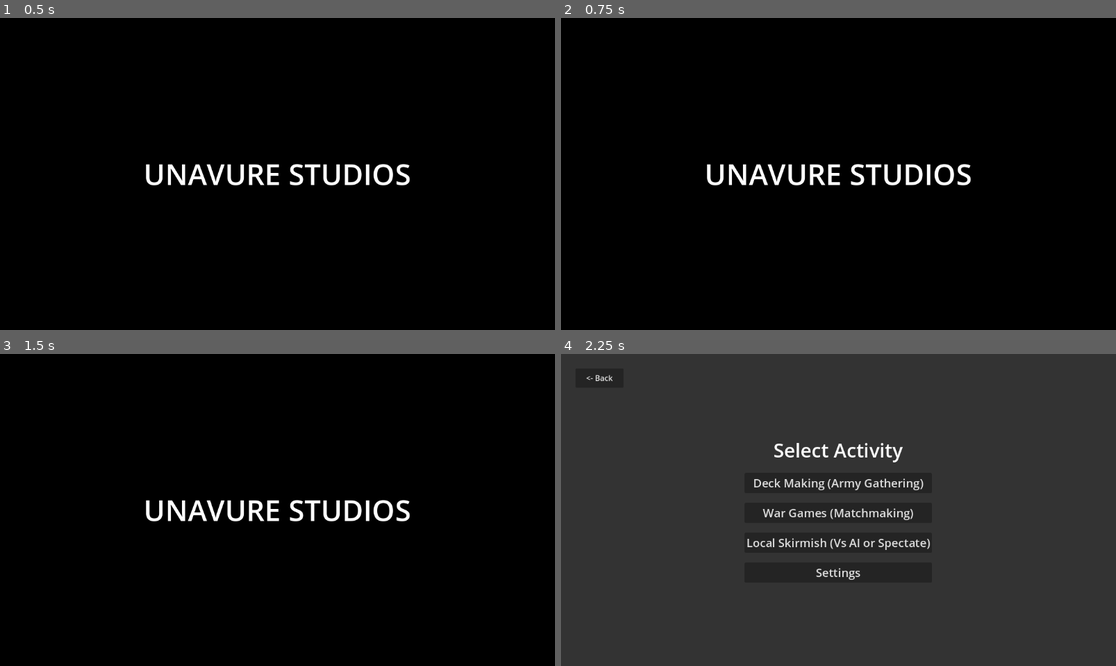
Above: before the commit, frames 1-4 (two rows, left to right).
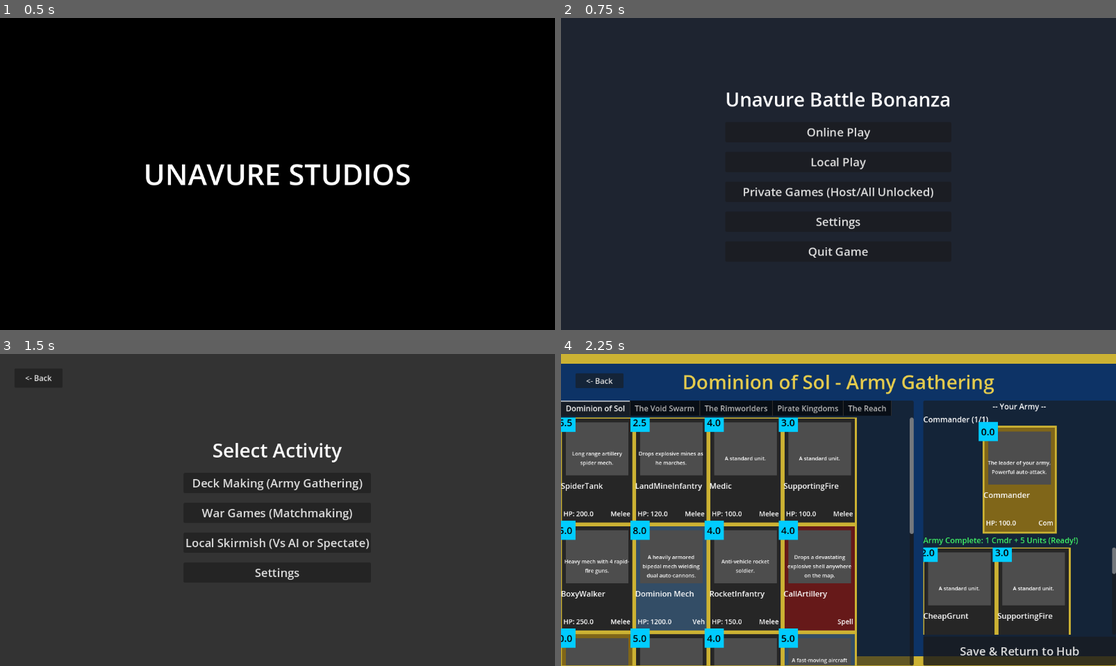
Above: after the commit, the same moments.

Repository: geoffbradford96/UBB_v6
Game: Godot game, scene res://Scenes/BootScreen.tscn
Two runs of this game, one before a commit and one after it. Both use one fixed random seed, a clock stepped at 60 frames per second and the inputs below.
Inputs (mouse positions are in pixels of both pictures, inside the frame that each line leads up to):
- Up to frame 1 (0.5 s): no input
- Up to frame 2 (0.75 s): tap Enter at 0.5 s; move the mouse to (960, 158) at 0.52 s; hold Right (ui_right) from 0.53 s (still down); click (960, 158) at 0.67 s
- Up to frame 3 (1.5 s): release Right (ui_right) at 1.25 s; click (277, 469) at 1.25 s, where only the run after the commit has a clickable "Online Play"
- Up to frame 4 (2.25 s): click (838, 481) at 2 s, where only the run after the commit has a clickable "Deck Making (Army Gathering)"

Frame 1 is identical in both runs. In frame 2, 100% of the frame differs, in the area x 0-100%, y 0-100%; in frame 3, 100%; in frame 4, 80%.

Commit message:
Full game menu bug sweep: pause modal, settings persistence, quit game option, skip boot screen, ui_cancel navigation, right-click cancel, and KotH zone toggle

Diff:
--- a/Scenes/MainMenu.tscn
+++ b/Scenes/MainMenu.tscn
@@ -58,7 +58,13 @@
 theme_override_font_sizes/font_size = 24
 text = "Settings"
 
+[node name="QuitBtn" type="Button" parent="CenterContainer/VBoxContainer"]
+layout_mode = 2
+theme_override_font_sizes/font_size = 24
+text = "Quit Game"
+
 [connection signal="pressed" from="CenterContainer/VBoxContainer/OnlinePlay" to="." method="_on_online_play_pressed"]
 [connection signal="pressed" from="CenterContainer/VBoxContainer/LocalPlay" to="." method="_on_local_play_pressed"]
 [connection signal="pressed" from="CenterContainer/VBoxContainer/PrivateGames" to="." method="_on_private_games_pressed"]
 [connection signal="pressed" from="CenterContainer/VBoxContainer/Settings" to="." method="_on_settings_pressed"]
+[connection signal="pressed" from="CenterContainer/VBoxContainer/QuitBtn" to="." method="_on_quit_pressed"]
--- a/Scenes/MultiplayerMenu.tscn
+++ b/Scenes/MultiplayerMenu.tscn
@@ -114,6 +114,7 @@
 text = "Back to Main Menu"
 
 [connection signal="pressed" from="VBoxContainer/HostBtn" to="." method="_on_host_pressed"]
+[connection signal="text_submitted" from="VBoxContainer/IPInput" to="." method="_on_ip_input_text_submitted"]
 [connection signal="pressed" from="VBoxContainer/JoinBtn" to="." method="_on_join_pressed"]
 [connection signal="pressed" from="VBoxContainer/Local2PBtn" to="." method="_on_local_2p_pressed"]
 [connection signal="pressed" from="VBoxContainer/Local4PBtn" to="." method="_on_local_4p_pressed"]
--- a/Scripts/ArenaManager.gd
+++ b/Scripts/ArenaManager.gd
@@ -196,6 +196,10 @@
 
         add_child(bot)
         print("Spawned BotAI for ", bot.my_team, " with profile ", bot.profile)
+
+    var kz = get_node_or_null("KotH_Zone")
+    if kz:
+        kz.visible = (GameState.game_mode == "KOTH")
 
     if GameState.game_mode == "KOTH":
         var timer = Timer.new()
@@ -364,6 +368,14 @@
         if event.keycode == KEY_F8:
             print("DEBUG: Triggering Endgame Sudden Death collapse in 2 seconds!")
             match_timer = 2.0
+
+    if event is InputEventMouseButton and event.button_index == MOUSE_BUTTON_RIGHT and event.pressed:
+        var p0 = players[0] if players.size() > 0 else null
+        if p0 and p0.selected_card_ui:
+            p0.selected_card_ui.set_selected(false)
+            p0.selected_card_ui = null
+            toggle_deployment_visuals(p0, false)
+            return
 
     var is_mouse_click = (event is InputEventMouseButton and event.button_index == MOUSE_BUTTON_LEFT and event.pressed)
 
--- a/Scripts/ArmyGathering.gd
+++ b/Scripts/ArmyGathering.gd
@@ -246,7 +246,13 @@
 		c.connect("card_clicked", Callable(self, "_on_deck_card_clicked"))
 		right_deck_grid.add_child(c)
 
-	count_label.text = "Units, Spells, Vehicles (" + str(deck_units.size()) + "/5)"
+	if deck_commander != null and deck_units.size() == 5:
+		count_label.text = "Army Complete: 1 Cmdr + 5 Units (Ready!)"
+		count_label.add_theme_color_override("font_color", Color(0.25, 0.95, 0.4))
+	else:
+		var cmdr_txt = "1/1 Cmdr" if deck_commander != null else "0/1 Cmdr"
+		count_label.text = "Units & Spells (" + str(deck_units.size()) + "/5) | " + cmdr_txt
+		count_label.add_theme_color_override("font_color", Color(0.9, 0.85, 0.5))
 
 func _save_current_profile_to_state():
 	var new_deck = []
@@ -259,8 +265,16 @@
 
 func _on_back_pressed():
 	if deck_commander == null or deck_units.size() < 5:
-		print("Cannot save! You must have exactly 1 Commander and 5 Units/Spells.")
-		count_label.text = "ERROR: Need 1 Cmdr and 5 Units!"
+		var err_msg = "Cannot save! "
+		if deck_commander == null and deck_units.size() < 5:
+			err_msg += "Need 1 Commander and " + str(5 - deck_units.size()) + " more Units."
+		elif deck_commander == null:
+			err_msg += "Need to select 1 Commander."
+		else:
+			err_msg += "Need " + str(5 - deck_units.size()) + " more Units."
+		print(err_msg)
+		count_label.text = err_msg
+		count_label.add_theme_color_override("font_color", Color(1.0, 0.35, 0.25))
 		return
 
 	_save_current_profile_to_state()
@@ -276,3 +290,7 @@
 		get_tree().change_scene_to_file("res://Scenes/MultiplayerMenu.tscn")
 	else:
 		get_tree().change_scene_to_file("res://Scenes/ModeHub.tscn")
+
+func _unhandled_input(event):
+	if event.is_action_pressed("ui_cancel"):
+		_on_cancel_pressed()
--- a/Scripts/BootScreen.gd
+++ b/Scripts/BootScreen.gd
@@ -1,9 +1,19 @@
 extends Control
+
+var _transitioned: bool = false
 
 func _ready():
 	print("Booting up...")
 	# Wait for 2 seconds (simulate loading or showing a logo)
 	await get_tree().create_timer(2.0).timeout
+	_proceed()
 
-	# Automatically transition to the Main Menu
+func _input(event):
+	if event is InputEventKey or event is InputEventMouseButton or event is InputEventJoypadButton:
+		if event.is_pressed():
+			_proceed()
+
+func _proceed():
+	if _transitioned: return
+	_transitioned = true
 	get_tree().change_scene_to_file("res://Scenes/MainMenu.tscn")
--- a/Scripts/InGameUI.gd
+++ b/Scripts/InGameUI.gd
@@ -18,6 +18,8 @@
 signal ui_card_selected(card_ui, ui_instance)
 
 func _ready():
+	process_mode = Node.PROCESS_MODE_ALWAYS
+
 	if GameState.player_decks.has(player_profile) and GameState.player_decks[player_profile].size() > 0:
 		deck = GameState.player_decks[player_profile].duplicate()
 	else:
@@ -36,6 +38,7 @@
 
 	# Create top panel for Enemy / Opponent Requisition display
 	_build_enemy_req_ui()
+	_build_pause_menu()
 
 	crosshair = ColorRect.new()
 	crosshair.color = Color(1, 1, 1, 0.8)
@@ -45,6 +48,10 @@
 	add_child(crosshair)
 
 func _input(event):
+	if event.is_action_pressed("ui_cancel"):
+		toggle_pause_menu()
+		return
+
 	if device_id != -1 and event.device != device_id:
 		return
 
@@ -94,12 +101,128 @@
 	emit_signal("ui_card_selected", card_ui, self)
 
 func _on_exit_button_pressed():
+	toggle_pause_menu()
+
+var pause_overlay: Control = null
+var pause_settings_container: VBoxContainer = null
+
+func _build_pause_menu():
+	pause_overlay = Control.new()
+	pause_overlay.name = "PauseOverlay"
+	pause_overlay.set_anchors_preset(Control.PRESET_FULL_RECT)
+	pause_overlay.visible = false
+	pause_overlay.mouse_filter = Control.MOUSE_FILTER_STOP
+
+	var dim = ColorRect.new()
+	dim.set_anchors_preset(Control.PRESET_FULL_RECT)
+	dim.color = Color(0.04, 0.05, 0.08, 0.8)
+	pause_overlay.add_child(dim)
+
+	var center = CenterContainer.new()
+	center.set_anchors_preset(Control.PRESET_FULL_RECT)
+	pause_overlay.add_child(center)
+
+	var panel = PanelContainer.new()
+	panel.custom_minimum_size = Vector2(360, 320)
+	center.add_child(panel)
+
+	var vbox = VBoxContainer.new()
+	vbox.add_theme_constant_override("separation", 12)
+	panel.add_child(vbox)
+
+	var title = Label.new()
+	var is_online = multiplayer.has_multiplayer_peer() and multiplayer.multiplayer_peer.get_connection_status() == MultiplayerPeer.CONNECTION_CONNECTED
+	title.text = "MATCH OPTIONS" if is_online else "GAME PAUSED"
+	title.horizontal_alignment = HORIZONTAL_ALIGNMENT_CENTER
+	title.add_theme_font_size_override("font_size", 26)
+	vbox.add_child(title)
+
+	var sep = HSeparator.new()
+	vbox.add_child(sep)
+
+	var resume_btn = Button.new()
+	resume_btn.text = "Resume Match"
+	resume_btn.custom_minimum_size = Vector2(0, 42)
+	resume_btn.add_theme_font_size_override("font_size", 18)
+	resume_btn.connect("pressed", Callable(self, "toggle_pause_menu"))
+	vbox.add_child(resume_btn)
+
+	var settings_toggle_btn = Button.new()
+	settings_toggle_btn.text = "Audio & Video Settings"
+	settings_toggle_btn.custom_minimum_size = Vector2(0, 42)
+	settings_toggle_btn.add_theme_font_size_override("font_size", 18)
+	settings_toggle_btn.connect("pressed", Callable(self, "_toggle_pause_settings"))
+	vbox.add_child(settings_toggle_btn)
+
+	pause_settings_container = VBoxContainer.new()
+	pause_settings_container.visible = false
+	vbox.add_child(pause_settings_container)
+
+	var vol_lbl = Label.new()
+	vol_lbl.text = "Master Volume"
+	pause_settings_container.add_child(vol_lbl)
+
+	var vol_slider = HSlider.new()
+	vol_slider.min_value = 0.0
+	vol_slider.max_value = 1.0
+	vol_slider.step = 0.05
+	var cur_db = AudioServer.get_bus_volume_db(0)
+	vol_slider.value = db_to_linear(cur_db)
+	vol_slider.connect("value_changed", Callable(self, "_on_pause_vol_changed"))
+	pause_settings_container.add_child(vol_slider)
+
+	var fs_check = CheckBox.new()
+	fs_check.text = "Fullscreen Mode"
+	fs_check.button_pressed = (DisplayServer.window_get_mode() == DisplayServer.WINDOW_MODE_FULLSCREEN)
+	fs_check.connect("toggled", Callable(self, "_on_pause_fs_toggled"))
+	pause_settings_container.add_child(fs_check)
+
+	var sep2 = HSeparator.new()
+	vbox.add_child(sep2)
+
+	var surrender_btn = Button.new()
+	surrender_btn.text = "Surrender & Return to Hub"
+	surrender_btn.custom_minimum_size = Vector2(0, 42)
+	surrender_btn.add_theme_font_size_override("font_size", 18)
+	surrender_btn.add_theme_color_override("font_color", Color(1.0, 0.4, 0.35))
+	surrender_btn.connect("pressed", Callable(self, "_on_confirm_surrender"))
+	vbox.add_child(surrender_btn)
+
+	add_child(pause_overlay)
+
+func toggle_pause_menu():
+	if not pause_overlay: return
+	var is_open = not pause_overlay.visible
+	pause_overlay.visible = is_open
+
+	var is_online = multiplayer.has_multiplayer_peer() and multiplayer.multiplayer_peer.get_connection_status() == MultiplayerPeer.CONNECTION_CONNECTED
+	if not is_online:
+		get_tree().paused = is_open
+
+func _toggle_pause_settings():
+	if pause_settings_container:
+		pause_settings_container.visible = not pause_settings_container.visible
+
+func _on_pause_vol_changed(val: float):
+	var db = linear_to_db(val)
+	AudioServer.set_bus_volume_db(0, db)
+	AudioServer.set_bus_mute(0, val <= 0.01)
+
+func _on_pause_fs_toggled(toggled_on: bool):
+	if toggled_on:
+		DisplayServer.window_set_mode(DisplayServer.WINDOW_MODE_FULLSCREEN)
+	else:
+		DisplayServer.window_set_mode(DisplayServer.WINDOW_MODE_WINDOWED)
+
+func _on_confirm_surrender():
+	if pause_overlay: pause_overlay.visible = false
 	get_tree().paused = false
 	GameState.disconnect_multiplayer()
 	if GameState.current_mode == "ONLINE_HOST" or GameState.current_mode == "ONLINE_JOIN":
 		get_tree().change_scene_to_file("res://Scenes/MultiplayerMenu.tscn")
 	else:
 		get_tree().change_scene_to_file("res://Scenes/ModeHub.tscn")
+
 
 var enemy_req_bar: ProgressBar = null
 var enemy_req_label: Label = null
--- a/Scripts/MainMenu.gd
+++ b/Scripts/MainMenu.gd
@@ -16,3 +16,6 @@
 func _on_settings_pressed():
 	GameState.previous_menu = "res://Scenes/MainMenu.tscn"
 	get_tree().change_scene_to_file("res://Scenes/SettingsMenu.tscn")
+
+func _on_quit_pressed():
+	get_tree().quit()
--- a/Scripts/MatchSetup.gd
+++ b/Scripts/MatchSetup.gd
@@ -95,18 +95,22 @@
 	if GameState.map_selected == "Arena_6P.tscn":
 		GameState.match_player_count = 6
 	else:
-		GameState.match_player_count = players_option.selected + 2
+		GameState.match_player_count = max(2, players_option.selected + 2)
 
 	var diff = diff_option.selected
 	if diff == 0: GameState.ai_difficulty = "EASY"
-	elif diff == 1: GameState.ai_difficulty = "MEDIUM"
-	else: GameState.ai_difficulty = "HARD"
+	elif diff == 2: GameState.ai_difficulty = "HARD"
+	else: GameState.ai_difficulty = "MEDIUM"
 
 	var time_map = {0: 150.0, 1: 300.0, 2: 600.0, 3: 900.0, 4: 1200.0, 5: 1500.0, 6: 1800.0, 7: 2100.0, 8: 2400.0, 9: 2700.0, 10: 3000.0, 11: 3300.0, 12: 3600.0}
-	GameState.sudden_death_timer = time_map[timer_option.selected]
+	GameState.sudden_death_timer = time_map.get(timer_option.selected, 600.0)
 
 	GameState.load_decks()
 	get_tree().change_scene_to_file("res://Scenes/" + GameState.map_selected)
 
 func _on_back_pressed():
 	get_tree().change_scene_to_file("res://Scenes/ModeHub.tscn")
+
+func _unhandled_input(event):
+	if event.is_action_pressed("ui_cancel"):
+		_on_back_pressed()
--- a/Scripts/ModeHub.gd
+++ b/Scripts/ModeHub.gd
@@ -16,3 +16,7 @@
 
 func _on_back_pressed():
 	get_tree().change_scene_to_file("res://Scenes/MainMenu.tscn")
+
+func _unhandled_input(event):
+	if event.is_action_pressed("ui_cancel"):
+		_on_back_pressed()
--- a/Scripts/MultiplayerMenu.gd
+++ b/Scripts/MultiplayerMenu.gd
@@ -104,3 +104,10 @@
 func _on_back_pressed():
 	GameState.disconnect_multiplayer()
 	get_tree().change_scene_to_file("res://Scenes/ModeHub.tscn")
+
+func _on_ip_input_text_submitted(_new_text: String):
+	_on_join_pressed()
+
+func _unhandled_input(event):
+	if event.is_action_pressed("ui_cancel"):
+		_on_back_pressed()
--- a/Scripts/SettingsMenu.gd
+++ b/Scripts/SettingsMenu.gd
@@ -34,6 +34,31 @@
 	var db = AudioServer.get_bus_volume_db(0) # Master bus
 	volume_slider.value = db_to_linear(db)
 
+	_load_settings()
+
+func _load_settings():
+	var cfg = ConfigFile.new()
+	if cfg.load("user://settings.cfg") == OK:
+		var vol = cfg.get_value("audio", "master_volume", 1.0)
+		volume_slider.value = vol
+		_on_volume_value_changed(vol)
+
+		var fs = cfg.get_value("video", "fullscreen", false)
+		fullscreen_check.button_pressed = fs
+		_on_fullscreen_toggled(fs)
+
+		var res_idx = cfg.get_value("video", "resolution_idx", resolution_option.selected)
+		if res_idx >= 0 and res_idx < resolutions.size():
+			resolution_option.select(res_idx)
+			_on_resolution_item_selected(res_idx)
+
+func _save_settings():
+	var cfg = ConfigFile.new()
+	cfg.set_value("audio", "master_volume", volume_slider.value)
+	cfg.set_value("video", "fullscreen", fullscreen_check.button_pressed)
+	cfg.set_value("video", "resolution_idx", resolution_option.selected)
+	cfg.save("user://settings.cfg")
+
 func _on_resolution_item_selected(index):
 	var target_res = resolutions[index]
 	DisplayServer.window_set_size(target_res)
@@ -42,6 +67,7 @@
 		var screen_size = DisplayServer.screen_get_size()
 		var center_pos = (screen_size - target_res) / 2
 		DisplayServer.window_set_position(center_pos)
+	_save_settings()
 
 func _on_fullscreen_toggled(toggled_on):
 	if toggled_on:
@@ -50,6 +76,7 @@
 		DisplayServer.window_set_mode(DisplayServer.WINDOW_MODE_WINDOWED)
 		# Trigger re-center
 		_on_resolution_item_selected(resolution_option.selected)
+	_save_settings()
 
 func _on_volume_value_changed(value):
 	# Linear to dB
@@ -57,7 +84,13 @@
 	AudioServer.set_bus_volume_db(0, db)
 	# Mute if value is very low
 	AudioServer.set_bus_mute(0, value <= 0.01)
+	_save_settings()
 
 func _on_back_pressed():
+	_save_settings()
 	var dest = GameState.previous_menu if ("previous_menu" in GameState and GameState.previous_menu != "") else "res://Scenes/MainMenu.tscn"
 	get_tree().change_scene_to_file(dest)
+
+func _unhandled_input(event):
+	if event.is_action_pressed("ui_cancel"):
+		_on_back_pressed()
